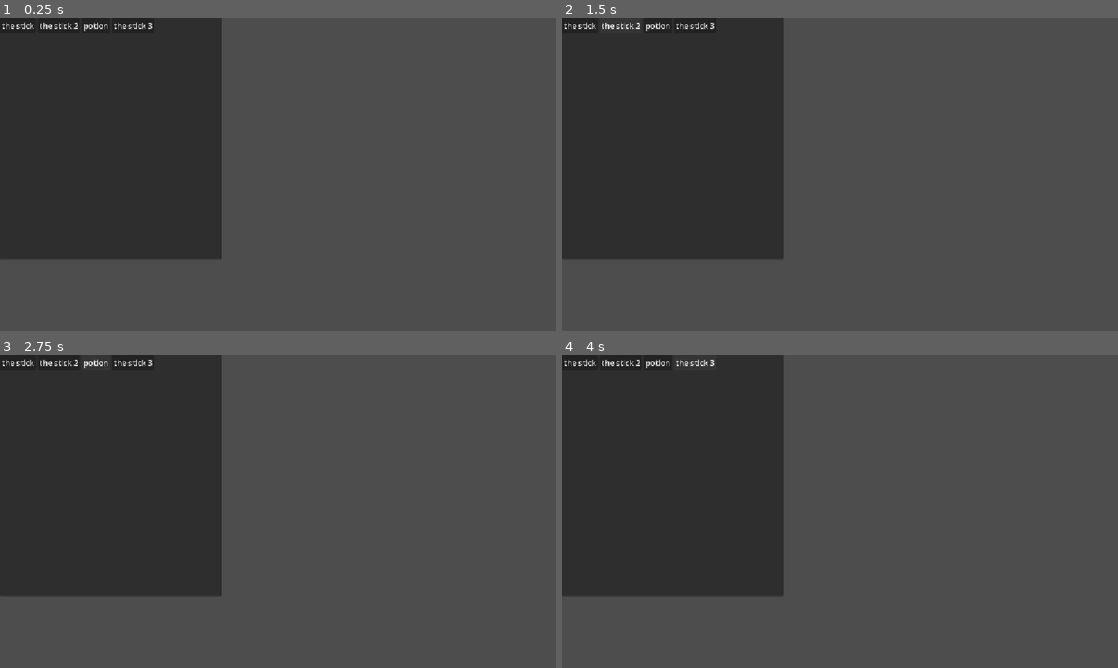
Above: before the commit, frames 1-4 (two rows, left to right).
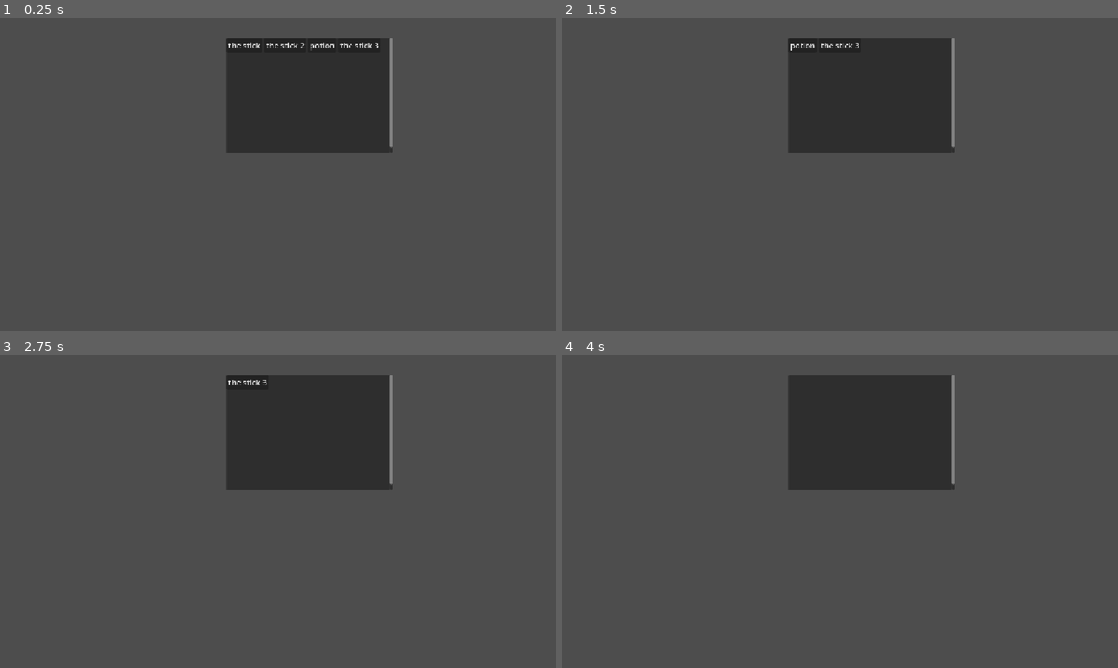
Above: after the commit, the same moments.

Repository: losanders6891/godotStuff
Game: Godot game, scene res://scenes/U.I-Scenes/InventoryUI.tscn
Two runs of this game, one before a commit and one after it. Both use one fixed random seed, a clock stepped at 60 frames per second and the inputs below. This scene is started directly instead of the project's main scene. The engine's default icon, where the game draws it, is replaced by a stand-in: a white triangle on a blue panel in a dark square.
Inputs:
- Up to frame 1 (0.25 s): no input
- Up to frame 2 (1.5 s): click "the stick" at 0.5 s; click "the stick 2" at 1.25 s
- Up to frame 3 (2.75 s): click "potion" at 2 s
- Up to frame 4 (4 s): click "the stick 3" at 2.75 s; tap Enter at 3.5 s; hold D (right) from 3.53 s (still down)

The runs differ from the first frame. In frame 1, 41% of the frame differs, in the area x 0-71%, y 0-77%; in frame 2, 41%; in frame 3, 41%; in frame 4, 41%.

Commit message:
INVENTORY
IT ALMOST WORKS

Diff:
--- a/worse-hell/scenes/U.I-Scenes/InventoryUI.tscn
+++ b/worse-hell/scenes/U.I-Scenes/InventoryUI.tscn
@@ -7,15 +7,24 @@
 anchors_preset = 15
 anchor_right = 1.0
 anchor_bottom = 1.0
-offset_right = -695.0
-offset_bottom = -144.0
+offset_left = 530.0
+offset_top = -17.0
+offset_right = -151.0
+offset_bottom = -352.0
 grow_horizontal = 2
 grow_vertical = 2
 
 [node name="UI Scrolling" type="ScrollContainer" parent="." unique_id=64562426]
-layout_mode = 0
-offset_right = 460.0
-offset_bottom = 500.0
+layout_mode = 1
+anchors_preset = -1
+anchor_left = 0.14
+anchor_top = 0.036000002
+anchor_right = 0.14
+anchor_bottom = 0.036000002
+offset_left = -126.94002
+offset_top = 46.732
+offset_right = 219.02002
+offset_bottom = 284.856
 
 [node name="Inventory" type="PanelContainer" parent="UI Scrolling" unique_id=1493500490]
 custom_minimum_size = Vector2(250, 250)
--- a/worse-hell/scenes/U.I-Scenes/inventory.gd
+++ b/worse-hell/scenes/U.I-Scenes/inventory.gd
@@ -1,14 +1,16 @@
 extends HFlowContainer
 
-
+const itembutton = preload("res://scenes/U.I-Scenes/ItemButton.tscn")
 # Called when the node enters the scene tree for the first time.
 func _ready() -> void:
 	for i in PartyStats.playerInventory:
-		var item = Button.new();
+		var item = itembutton.instantiate();
 		item.custom_maximum_size = Vector2(150, 100)
 		item.text = i["name"]
 		add_child(item);
 		item.owner = get_tree().edited_scene_root;
+		item.properties = i
+
 
 
 # Called every frame. 'delta' is the elapsed time since the previous frame.
--- a/worse-hell/scenes/U.I-Scenes/item_button.gd
+++ b/worse-hell/scenes/U.I-Scenes/item_button.gd
@@ -1,5 +1,6 @@
 extends Button
 
+var properties
 
 # Called when the node enters the scene tree for the first time.
 func _ready() -> void:
@@ -7,4 +8,9 @@
 
 
 func _button_pressed():
-	free()
+	print(properties["damage"])
+	if properties["target"] == 0:
+		PartyStats.mainCharacterStats["Health"] += properties["damage"]
+	elif properties["target"] == 1:
+		EnemyStats.enemyOneStats["Health"] += properties["damage"]
+	queue_free()
--- a/worse-hell/scenes/battle.tscn
+++ b/worse-hell/scenes/battle.tscn
@@ -5,6 +5,7 @@
 [ext_resource type="Texture2D" uid="uid://bykmkwueqlxyr" path="res://sprites/the.png" id="3_a12nh"]
 [ext_resource type="Script" uid="uid://3ji41pcvw8te" path="res://scripts/ui_scripts/battle_ui_scripts/attack1button.gd" id="4_a12nh"]
 [ext_resource type="Script" uid="uid://cgwbwhq7cod0k" path="res://scripts/ui_scripts/battle_ui_scripts/fight.gd" id="4_lpir7"]
+[ext_resource type="Script" uid="uid://bst1k2hxsatvq" path="res://scenes/itemaction.gd" id="5_4k1nj"]
 [ext_resource type="Script" uid="uid://i7yh570n1in0" path="res://scripts/ui_scripts/battle_ui_scripts/attack2button.gd" id="6_6vh42"]
 
 [sub_resource type="AtlasTexture" id="AtlasTexture_lpir7"]
@@ -336,7 +337,7 @@
 offset_bottom = 246.0
 columns = 3
 
-[node name="Button" type="Button" parent="option1" unique_id=1058827242 node_paths=PackedStringArray("firstoptions", "secondoptions")]
+[node name="Attack" type="Button" parent="option1" unique_id=1058827242 node_paths=PackedStringArray("firstoptions", "secondoptions")]
 layout_mode = 2
 size_flags_horizontal = 3
 size_flags_vertical = 3
@@ -345,17 +346,18 @@
 firstoptions = NodePath("..")
 secondoptions = NodePath("../../option2")
 
-[node name="Button2" type="Button" parent="option1" unique_id=166269826]
+[node name="Ability" type="Button" parent="option1" unique_id=166269826]
 layout_mode = 2
 size_flags_horizontal = 3
 size_flags_vertical = 3
 text = "Ability"
 
-[node name="Button3" type="Button" parent="option1" unique_id=1359493499]
+[node name="Item" type="Button" parent="option1" unique_id=1359493499]
 layout_mode = 2
 size_flags_horizontal = 3
 size_flags_vertical = 3
 text = "Item"
+script = ExtResource("5_4k1nj")
 
 [node name="option2" type="GridContainer" parent="." unique_id=1493078640]
 visible = false
@@ -365,21 +367,21 @@
 offset_bottom = 246.0
 columns = 3
 
-[node name="Button" type="Button" parent="option2" unique_id=1842814357]
+[node name="Punch" type="Button" parent="option2" unique_id=1842814357]
 layout_mode = 2
 size_flags_horizontal = 3
 size_flags_vertical = 3
 text = "punch"
 script = ExtResource("4_a12nh")
 
-[node name="Button2" type="Button" parent="option2" unique_id=1956381096]
+[node name="Kick" type="Button" parent="option2" unique_id=1956381096]
 layout_mode = 2
 size_flags_horizontal = 3
 size_flags_vertical = 3
 text = "kick"
 script = ExtResource("6_6vh42")
 
-[node name="Button3" type="Button" parent="option2" unique_id=1544234421]
+[node name="yes" type="Button" parent="option2" unique_id=1544234421]
 layout_mode = 2
 size_flags_horizontal = 3
 size_flags_vertical = 3
--- /dev/null
+++ b/worse-hell/scenes/itemaction.gd
@@ -0,0 +1,11 @@
+extends Button
+
+const invgui = preload("res://scenes/U.I-Scenes/InventoryUI.tscn")
+var inventorygui
+
+func _ready() -> void:
+	pressed.connect(_button_pressed)
+
+
+func _button_pressed():
+	var inventorygui = invgui.instantiate()
--- a/worse-hell/scripts/player_scripts/party_stats.gd
+++ b/worse-hell/scripts/player_scripts/party_stats.gd
@@ -10,22 +10,28 @@
 	"one": 2 ,
 	"two": 0
 }
+# target 0 = self, target 1 = enemy
 var playerInventory = [
 	{
 		"name": "the stick",
-		"damage": 3
+		"damage": -3,
+		"target": 1
 	},
 	{
 		"name": "the stick 2",
-		"damage": 3
+		"damage": -4,
+		"target": 1
 	},
 	{
 		"name": "potion",
-		"damage": -5
+		"damage": 5,
+		"target": 0
+
 	},
 	{
 		"name": "the stick 3",
-		"damage": 3
+		"damage": -5,
+		"target": 1
 	}
 ]
 
Not shown, added: worse-hell/scenes/itemaction.gd.uid
